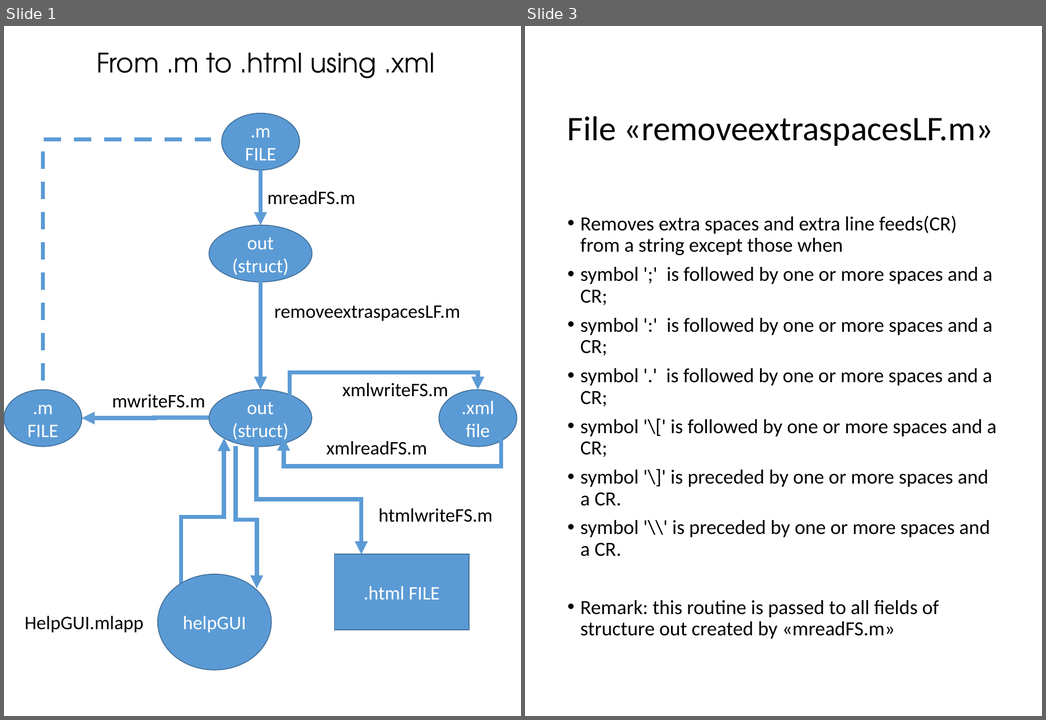
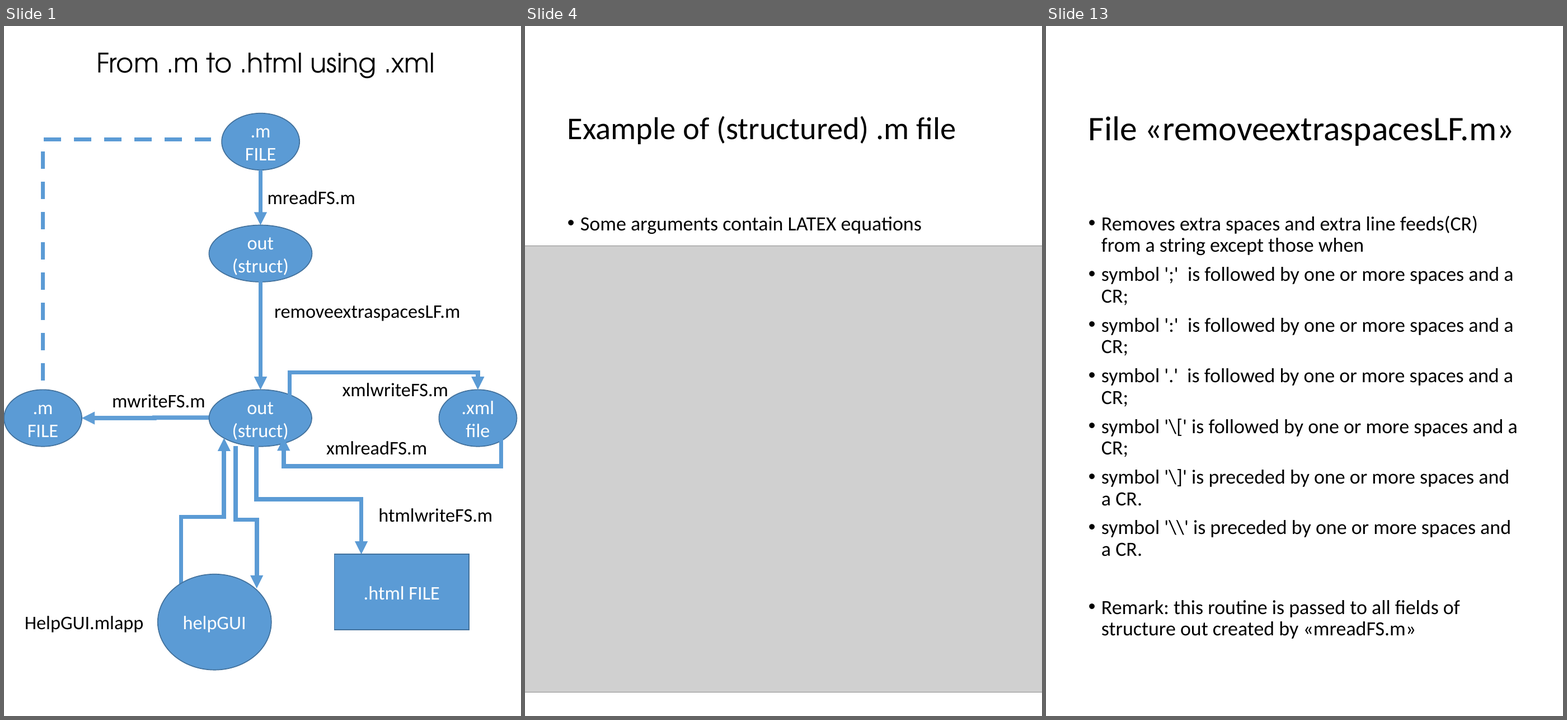
Before and after one commit to kvcorb/FSDA, a slide deck: utilities_help/FlowChart.pptx. Shown side by side, each under a label of ours: slides 1 and 3 before the commit, slides 1, 4 and 13 after it; the slides between them are not shown. The pictures are 1046x720 and 1567x720 pixels, drawn with LibreOffice and Linux fonts; fonts in the diff are those of the drawing; grey boxes stand for pictures. Boxes give left, top, right and bottom in pixels: in the first picture for what was removed or moved away, otherwise in the second. Text is boxed around its words. In the diff, an @@ line names an element or a change of style, - is before the commit and + after.

```diff
--- a/utilities_help/FlowChart.pptx
+++ b/utilities_help/FlowChart.pptx
@@ slide 4 added at [525,26,1042,716], background #FFFFFF @@
@@ title added at [568,116,957,144], 33 pt, text #000000 @@
+Example of (structured) .m file
@@ text added at [580,216,922,234], 21 pt, text #000000 @@
+• Some arguments contain LATEX equations
@@ picture added at [525,246,1042,692] @@
@@ what was slide 3 is now slide 13 @@
```
Also in this commit, not shown: 2 slides changed, 22 other slides added, 5 other files.
